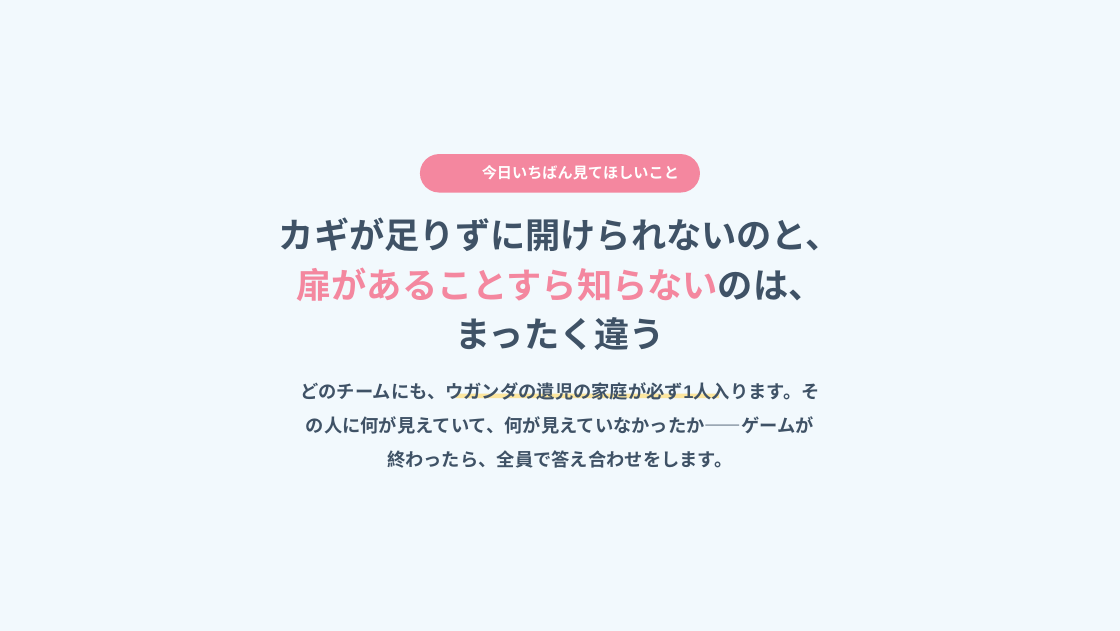
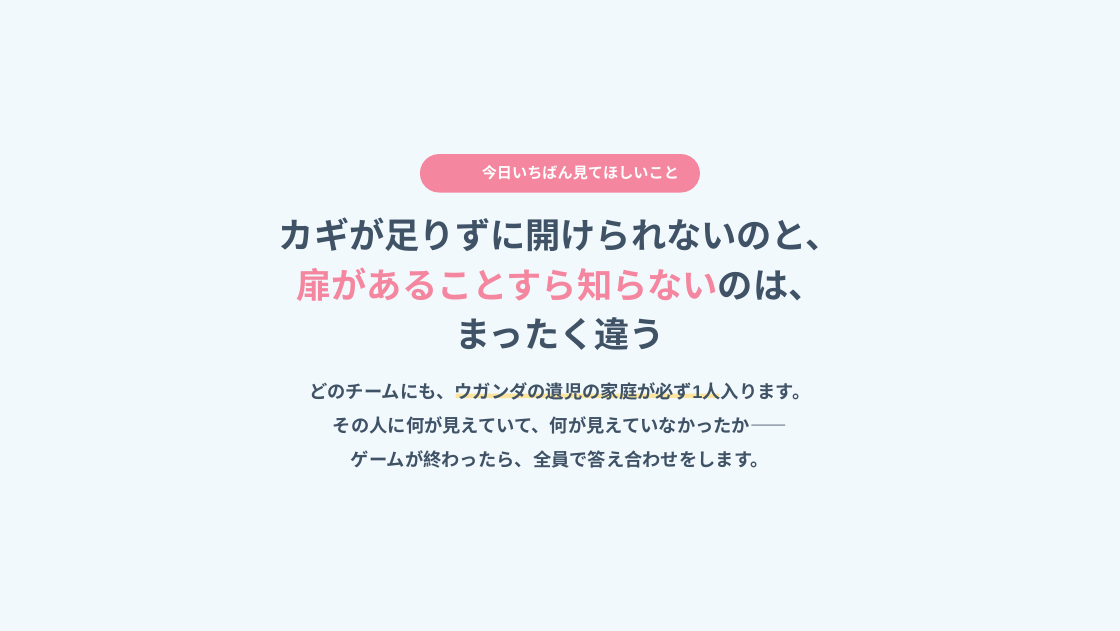
Before and after one commit to arico1101/door-world-short-online, a slide deck: slide 6 of slides.pptx. Drawn at 1120x631 pixels with LibreOffice and Linux fonts; fonts in the diff are those of the drawing; background and template pictures are left out. Boxes give left, top, right and bottom in pixels: in the first picture for what was removed or moved away, otherwise in the second. Text is boxed around its words. In the diff, an @@ line names an element or a change of style, - is before the commit and + after.

```diff
--- a/slides.pptx
+++ b/slides.pptx
@@ text at [309,382,810,468]: text changed @@
-どのチームにも、ウガンダの遺児の家庭が必ず1人入ります。その人に何が見えていて、何が見えていなかったか——ゲームが終わったら、全員で答え合わせをします。
+どのチームにも、ウガンダの遺児の家庭が必ず1人入ります。
+その人に何が見えていて、何が見えていなかったか——
+ゲームが終わったら、全員で答え合わせをします。
```
Also in this commit, not shown: 16 other slides changed.
